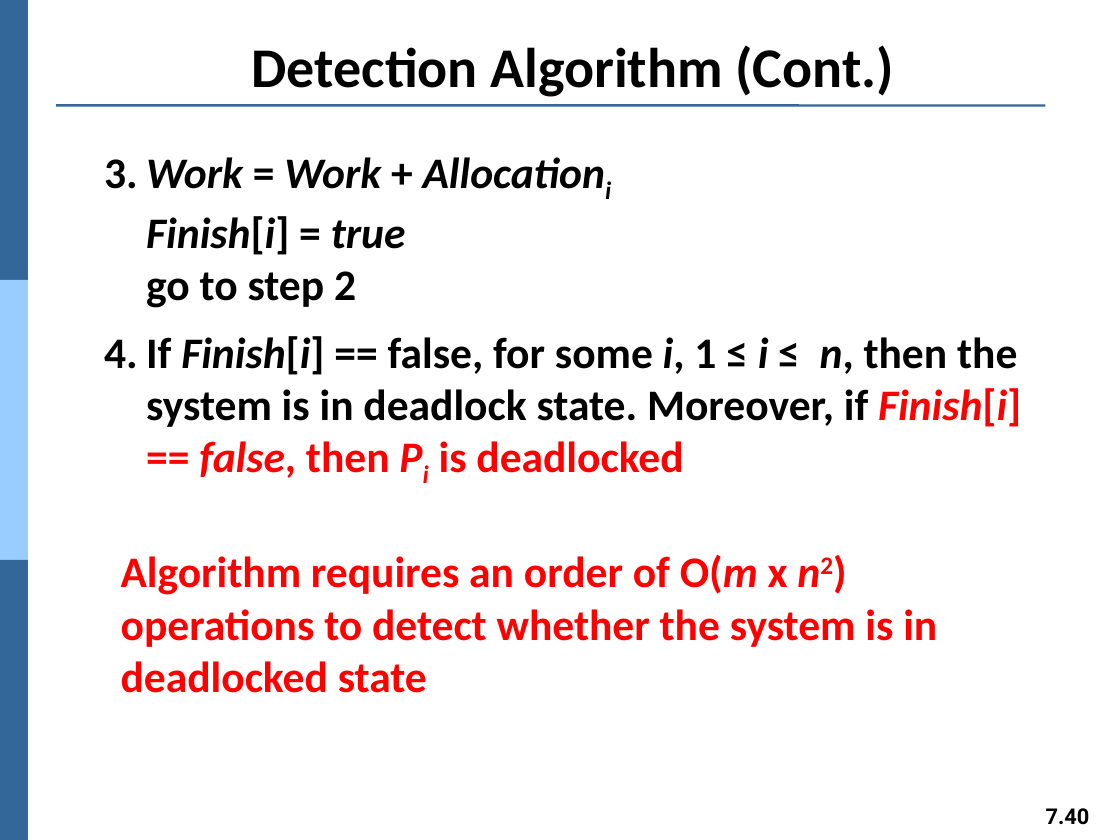
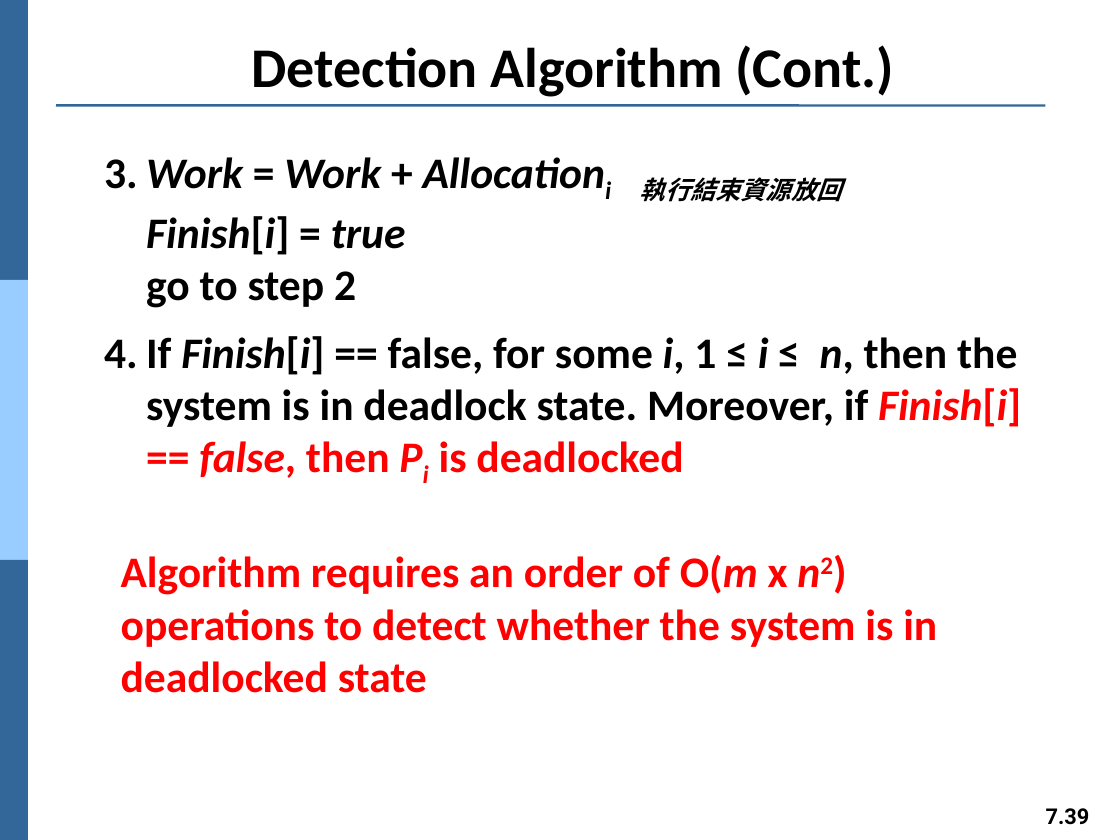
Before and after one commit to Yang09701194/OS_Learning, a slide deck: slide 39 of ch07.pptx (slide 40 before the commit). Drawn at 1120x840 pixels with LibreOffice and Linux fonts; fonts in the diff are those of the drawing. Boxes give left, top, right and bottom in pixels: in the first picture for what was removed or moved away, otherwise in the second. Text is boxed around its words. In the diff, an @@ line names an element or a change of style, - is before the commit and + after.

```diff
--- a/ch07.pptx
+++ b/ch07.pptx
@@ text at (104,157,842,308): text changed @@
-3. Work = Work + Allocationi
-Finish[i] = true
-go to step 2
+3. Work = Work + Allocationi 執行結束資源放回
+Finish[i] = true
+go to step 2
@@ page number at (1046,808,1090,825): text changed @@
-7.40
+7.39
```
Also in this commit, not shown: 7 other slides changed, 1 slide removed.
